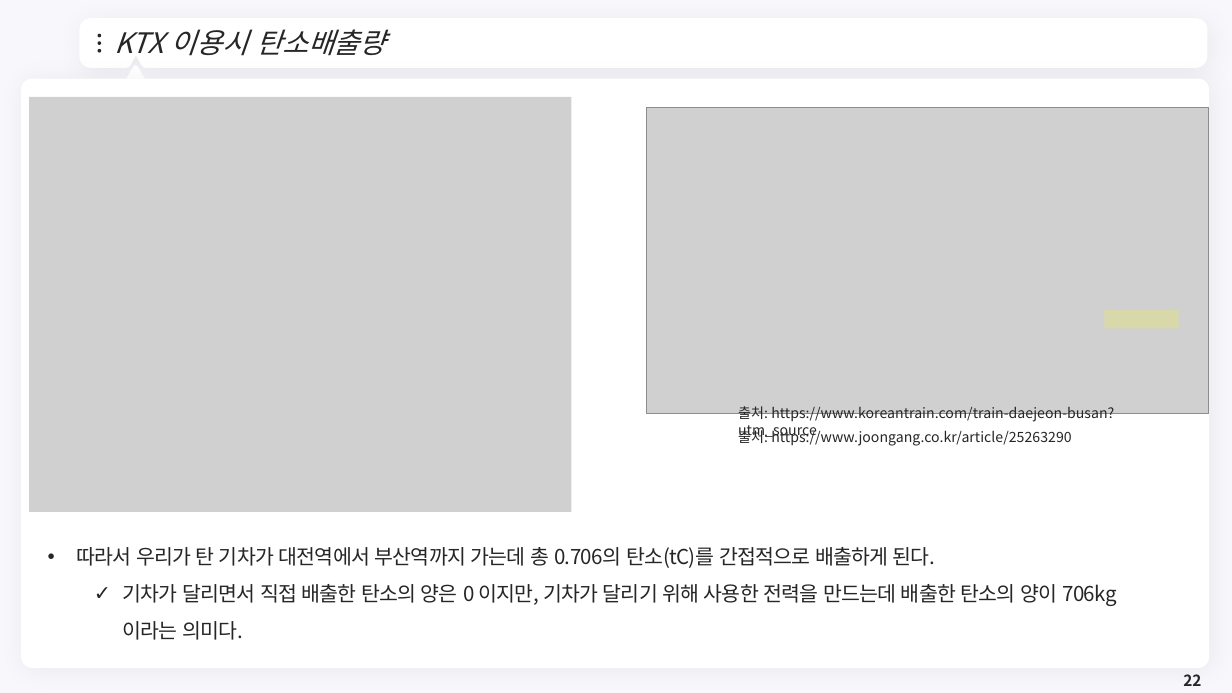
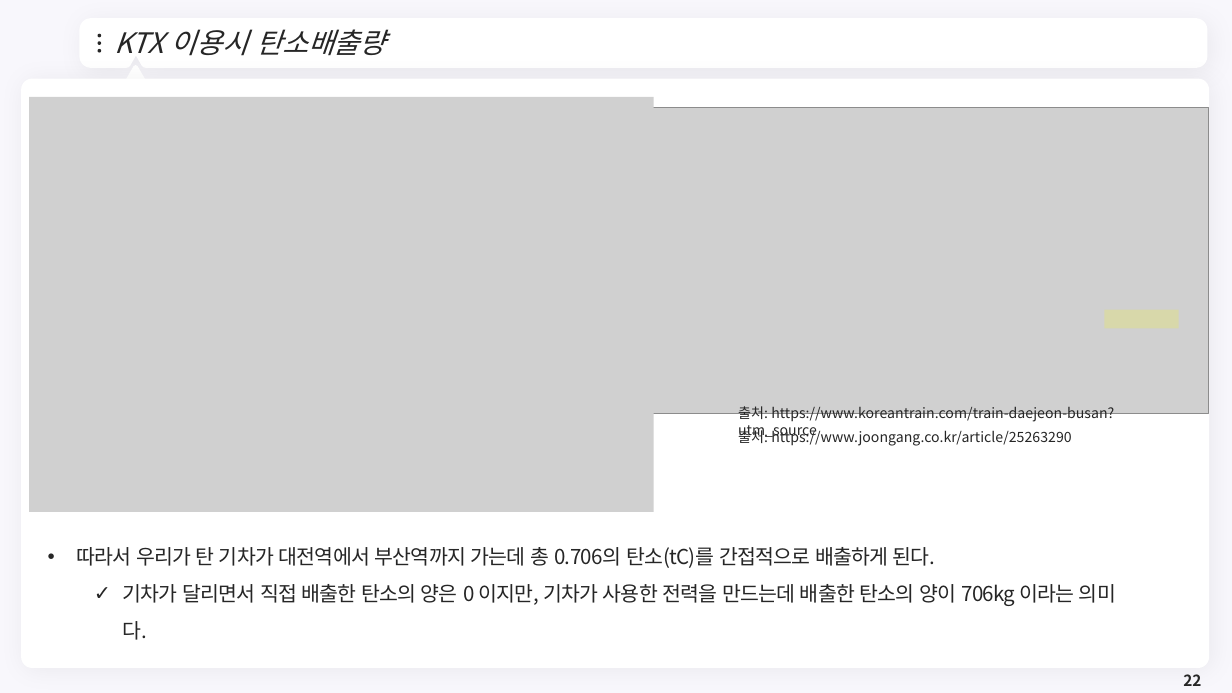
Before and after one commit to meandthey/Teaching, a slide deck: slide 22 of 생활속의 경제/01_Lectures/생활속의 경제_(에너지경제)_2.pptx. Drawn at 1232x693 pixels with LibreOffice and Linux fonts; fonts in the diff are those of the drawing; grey boxes stand for pictures; background and template pictures are left out. Boxes give left, top, right and bottom in pixels: in the first picture for what was removed or moved away, otherwise in the second. Text is boxed around its words. In the diff, an @@ line names an element or a change of style, - is before the commit and + after.

```diff
--- a/생활속의 경제/01_Lectures/생활속의 경제_(에너지경제)_2.pptx
+++ b/생활속의 경제/01_Lectures/생활속의 경제_(에너지경제)_2.pptx
@@ picture: place and size @@
-picture at box(30, 97, 572, 512)
+picture at box(30, 97, 654, 512)
@@ text at box(123, 584, 1116, 640): text changed @@
-  ✓ 기차가 달리면서 직접 배출한 탄소의 양은 0 이지만, 기차가 달리기 위해 사용한 전력을 만드는데 배출한 탄소의 양이 706kg 이라는 의미다.
+  ✓ 기차가 달리면서 직접 배출한 탄소의 양은 0 이지만, 기차가 사용한 전력을 만드는데 배출한 탄소의 양이 706kg 이라는 의미다.
```
Also in this commit, not shown: 15 other slides changed, 10 other files.
